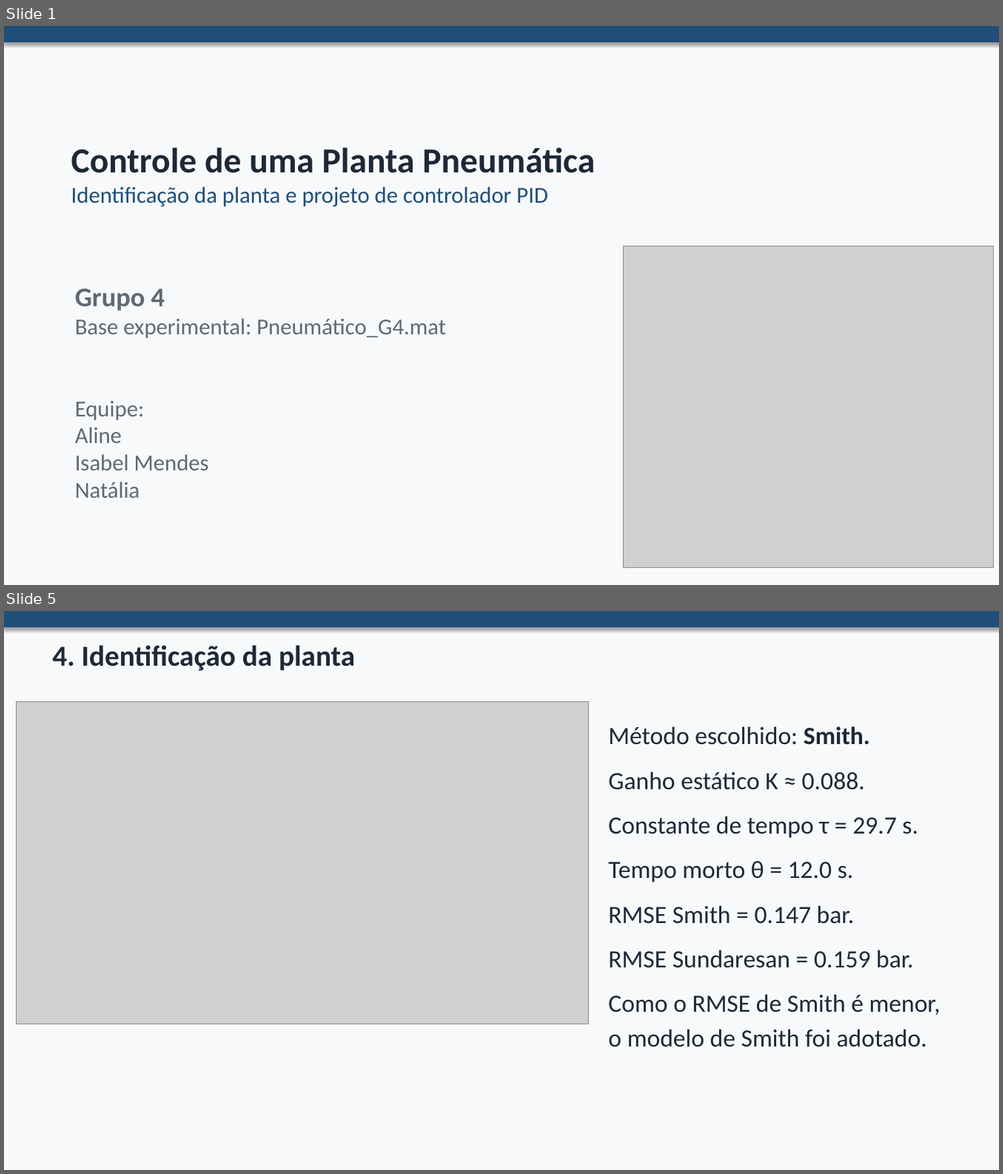
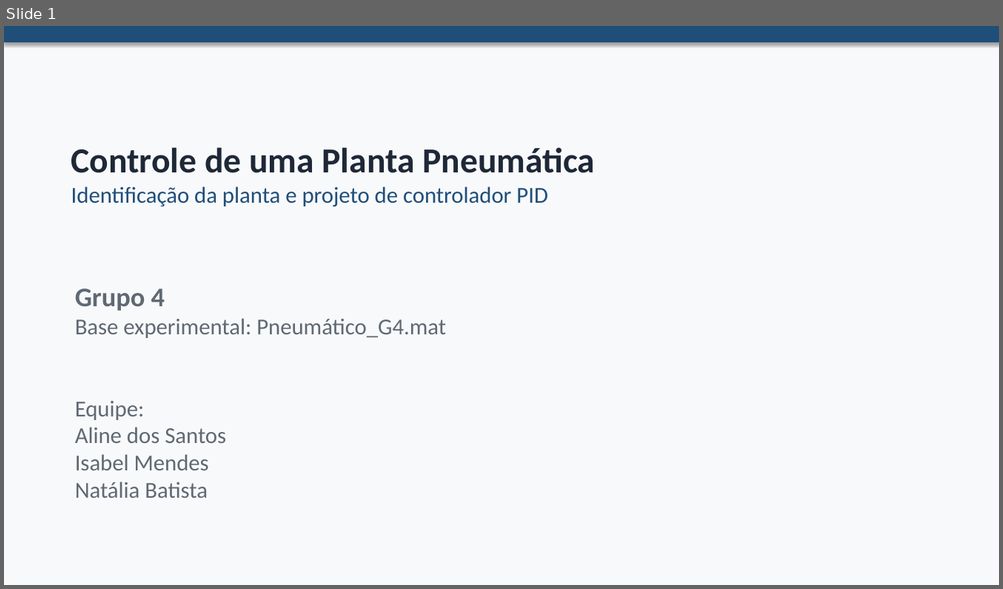
Before and after one commit to natalia-batista/Projeto-C13-, a slide deck: Grupo4_Pneumática.pptx. Shown one above the other, each under a label of ours: slides 1 and 5 before the commit, slide 1 after it; the slides between them are not shown. The pictures are 1003x1174 and 1003x589 pixels, drawn with LibreOffice and Linux fonts; fonts in the diff are those of the drawing; grey boxes stand for pictures. Boxes give left, top, right and bottom in pixels: in the first picture for what was removed or moved away, otherwise in the second. Text is boxed around its words. In the diff, an @@ line names an element or a change of style, - is before the commit and + after.

```diff
--- a/Grupo4_Pneumática.pptx
+++ b/Grupo4_Pneumática.pptx
@@ slide 5 removed at (x1=4, y1=611, x2=999, y2=1170), background #F8F9FB @@
@@ rectangle removed at (x1=4, y1=611, x2=999, y2=627) @@
@@ text removed at (x1=52, y1=645, x2=355, y2=671) @@
-4. Identificação da planta
@@ picture removed at (x1=17, y1=702, x2=589, y2=1025) @@
@@ text removed at (x1=608, y1=726, x2=940, y2=1048) @@
-Método escolhido: Smith.
-Ganho estático K ≈ 0.088.
-Constante de tempo τ = 29.7 s.
-Tempo morto θ = 12.0 s.
-RMSE Smith = 0.147 bar.
-RMSE Sundaresan = 0.159 bar.
-Como o RMSE de Smith é menor, o modelo de Smith foi adotado.
@@ slide 1 changed as well @@
@@ picture removed at (x1=623, y1=246, x2=993, y2=568) @@
@@ text at (x1=75, y1=427, x2=226, y2=443): text changed @@
-Aline
+Aline dos Santos
@@ text at (x1=75, y1=482, x2=208, y2=498): text changed @@
-Natália
+Natália Batista
```
Also in this commit, not shown: 23 slides added, 9 other slides removed.
